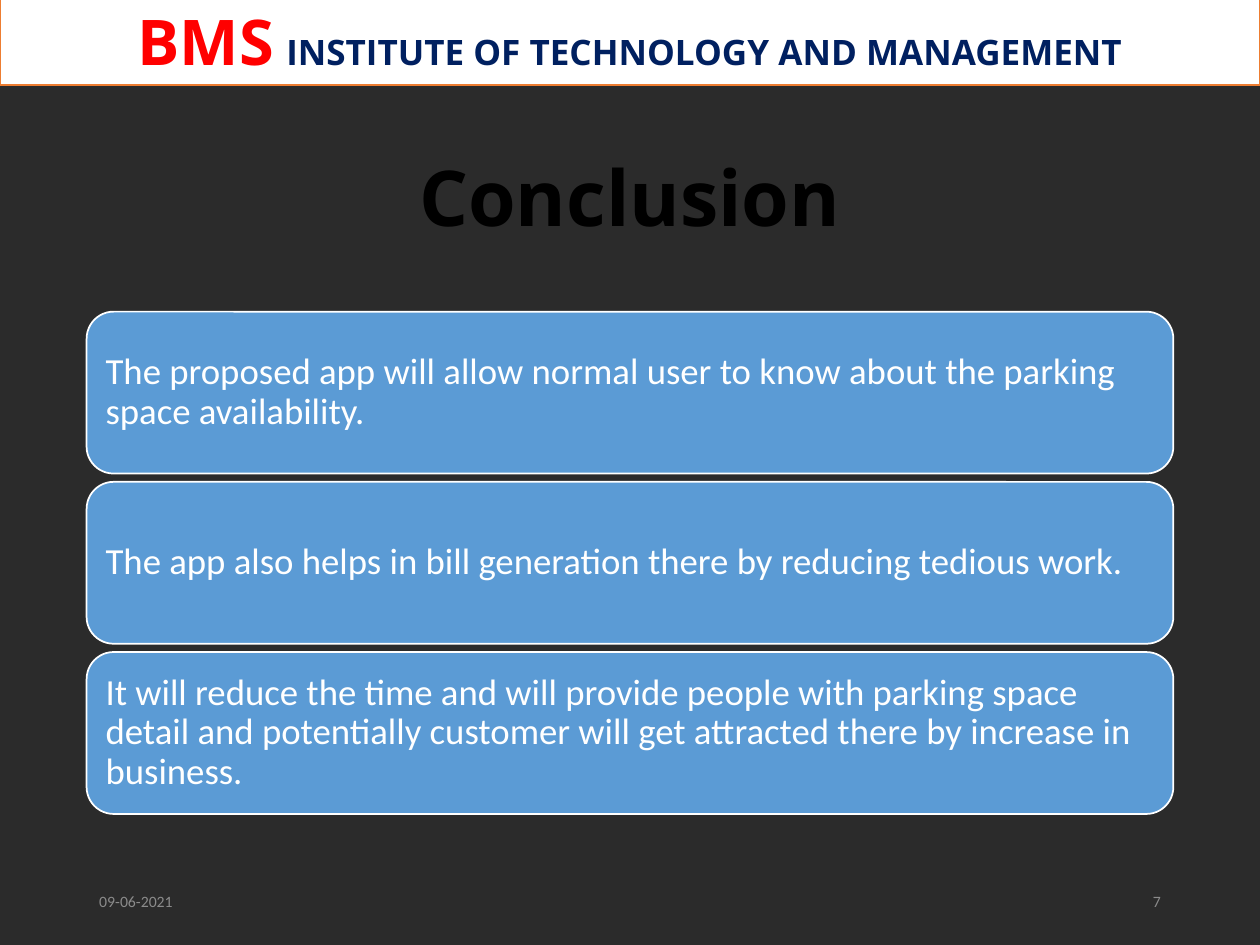
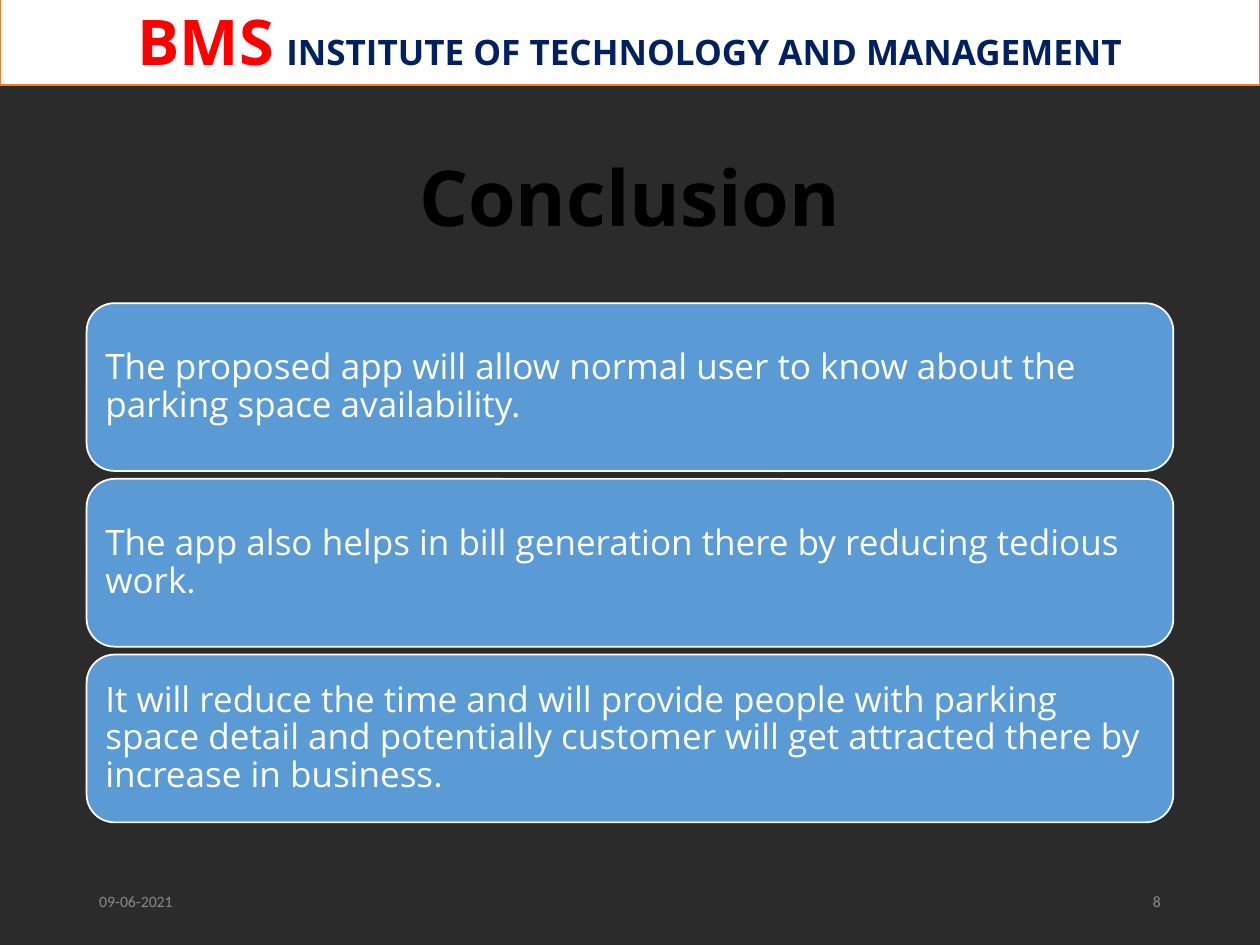
Before and after one commit to Raghuvorkady/MAD-Mini-Project, a slide deck: slide 8 of docs/ppt/phase-1/ppt phase-1.pptx (slide 7 before the commit). Drawn at 1260x945 pixels with LibreOffice and Linux fonts; fonts in the diff are those of the drawing; background and template pictures are left out; a plain dark background stands for a picture behind light text. Boxes give left, top, right and bottom in pixels: in the first picture for what was removed or moved away, otherwise in the second. Text is boxed around its words. In the diff, an @@ line names an element or a change of style, - is before the commit and + after.

```diff
--- a/docs/ppt/phase-1/ppt phase-1.pptx
+++ b/docs/ppt/phase-1/ppt phase-1.pptx
@@ rounded rectangle: place and size @@
-rounded rectangle at [87, 311, 1173, 472]
+rounded rectangle at [87, 304, 1173, 471]
@@ size 21 to 20 pt, font Calibri to Open Sans in 3 elements at [105, 528, 1119, 594], [105, 685, 1139, 788], [105, 352, 1075, 426] @@
@@ rounded rectangle: place and size @@
-rounded rectangle at [87, 653, 1173, 814]
+rounded rectangle at [87, 655, 1173, 823]
@@ page number at [1153, 896, 1161, 907]: text changed @@
-7
+8
```
Also in this commit, not shown: 5 other slides changed, 1 slide added.
